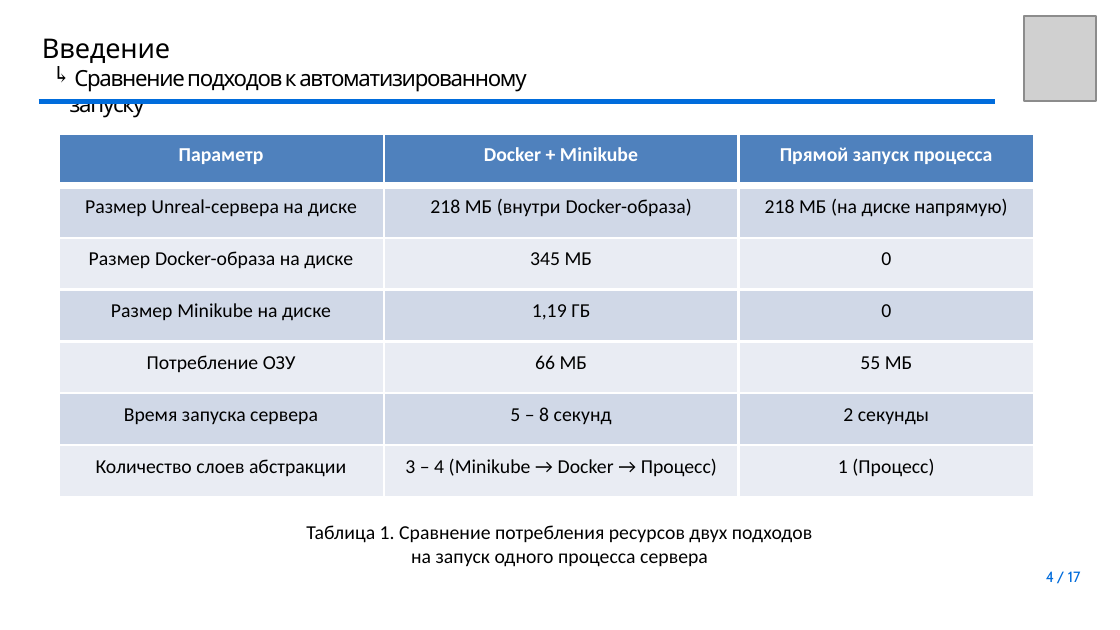
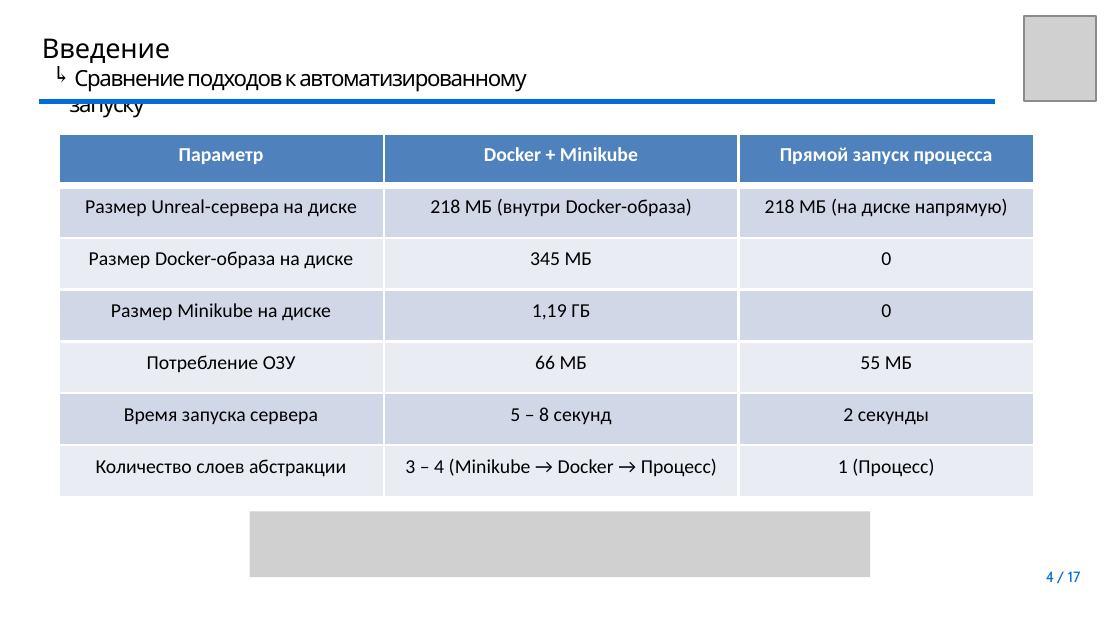
Before and after one commit to youngB0rrov/bmstu_doc, a slide deck: slide 4 of Master/Diploma/presentation/Презентация.pptx. Drawn at 1120x630 pixels with LibreOffice and Linux fonts; fonts in the diff are those of the drawing; grey boxes stand for pictures; background and template pictures are left out. Boxes give left, top, right and bottom in pixels: in the first picture for what was removed or moved away, otherwise in the second. Text is boxed around its words. In the diff, an @@ line names an element or a change of style, - is before the commit and + after.

```diff
--- a/Master/Diploma/presentation/Презентация.pptx
+++ b/Master/Diploma/presentation/Презентация.pptx
@@ picture added at <box>250,511,870,577</box> @@
@@ text removed at <box>306,525,812,567</box> @@
-Таблица 1. Сравнение потребления ресурсов двух подходов
-на запуск одного процесса сервера
```
Also in this commit, not shown: 9 other slides changed, 6 other files.
